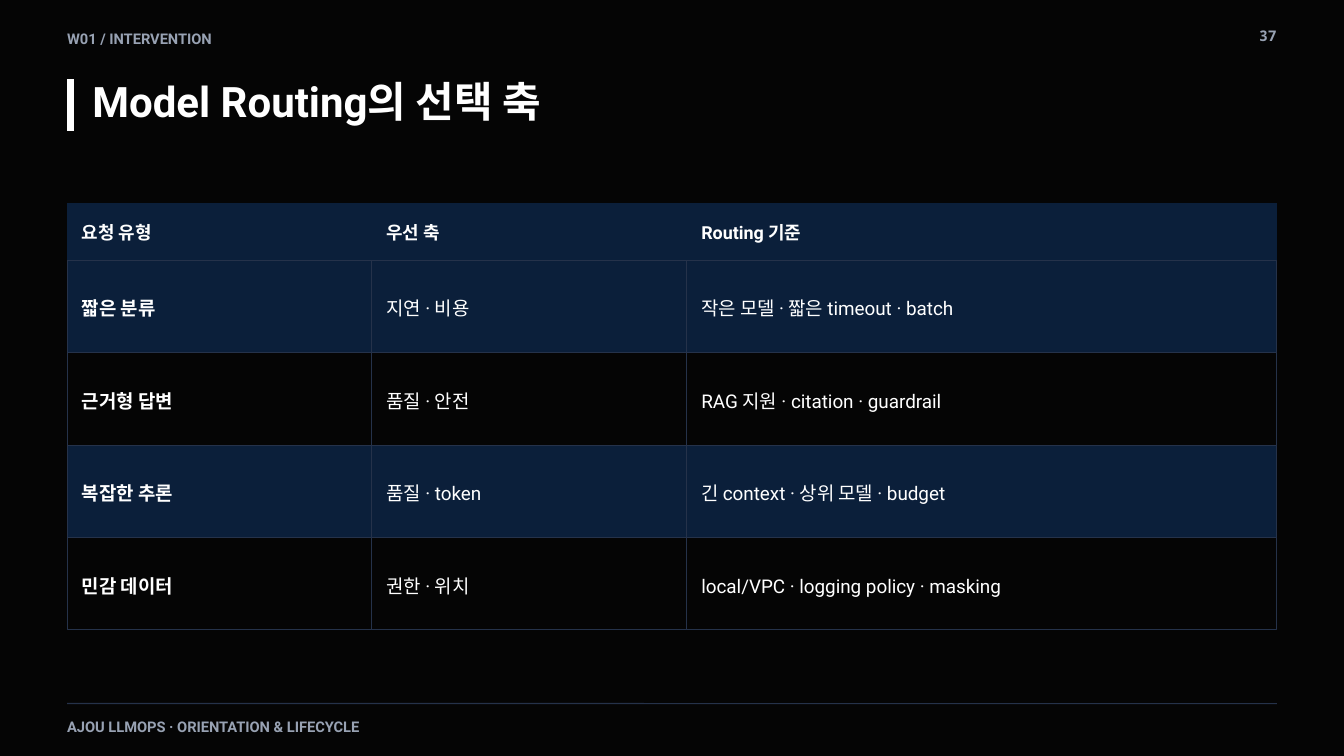
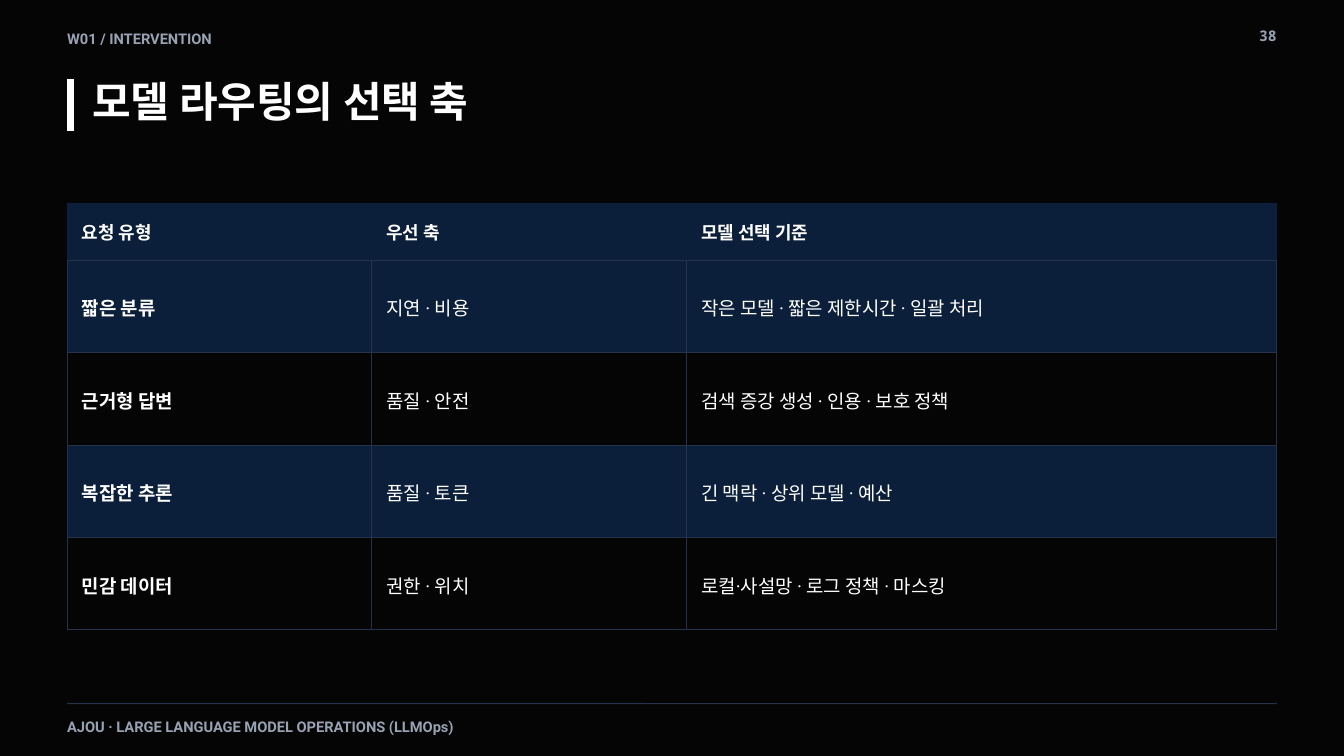
Before and after one commit to smilesjcha/llmops-16week, a slide deck: slide 38 of week01/lecture/01_week1_llmops_kickoff.pptx (slide 37 before the commit). Drawn at 1344x756 pixels with LibreOffice and Linux fonts; fonts in the diff are those of the drawing. Boxes give left, top, right and bottom in pixels: in the first picture for what was removed or moved away, otherwise in the second. Text is boxed around its words. In the diff, an @@ line names an element or a change of style, - is before the commit and + after.

```diff
--- a/week01/lecture/01_week1_llmops_kickoff.pptx
+++ b/week01/lecture/01_week1_llmops_kickoff.pptx
@@ text at <box>1259,30,1277,41</box>: text changed @@
-37
+38
@@ text at <box>92,81,469,121</box>: text changed @@
-Model Routing의 선택 축
+모델 라우팅의 선택 축
@@ text at <box>701,224,808,241</box>: text changed @@
-Routing 기준
+모델 선택 기준
@@ text at <box>701,299,984,317</box>: text changed @@
-작은 모델 · 짧은 timeout · batch
+작은 모델 · 짧은 제한시간 · 일괄 처리
@@ text at <box>701,392,950,410</box>: text changed @@
-RAG 지원 · citation · guardrail
+검색 증강 생성 · 인용 · 보호 정책
@@ text at <box>386,484,470,502</box>: text changed @@
-품질 · token
+품질 · 토큰
@@ text at <box>701,484,894,502</box>: text changed @@
-긴 context · 상위 모델 · budget
+긴 맥락 · 상위 모델 · 예산
@@ text at <box>701,577,946,595</box>: text changed @@
-local/VPC · logging policy · masking
+로컬·사설망 · 로그 정책 · 마스킹
@@ text at <box>67,720,454,735</box>: text changed @@
-AJOU LLMOPS · ORIENTATION & LIFECYCLE
+AJOU · LARGE LANGUAGE MODEL OPERATIONS (LLMOps)
```
Also in this commit, not shown: 60 other slides changed, 19 slides added, 18 slides removed, 22 other files.
